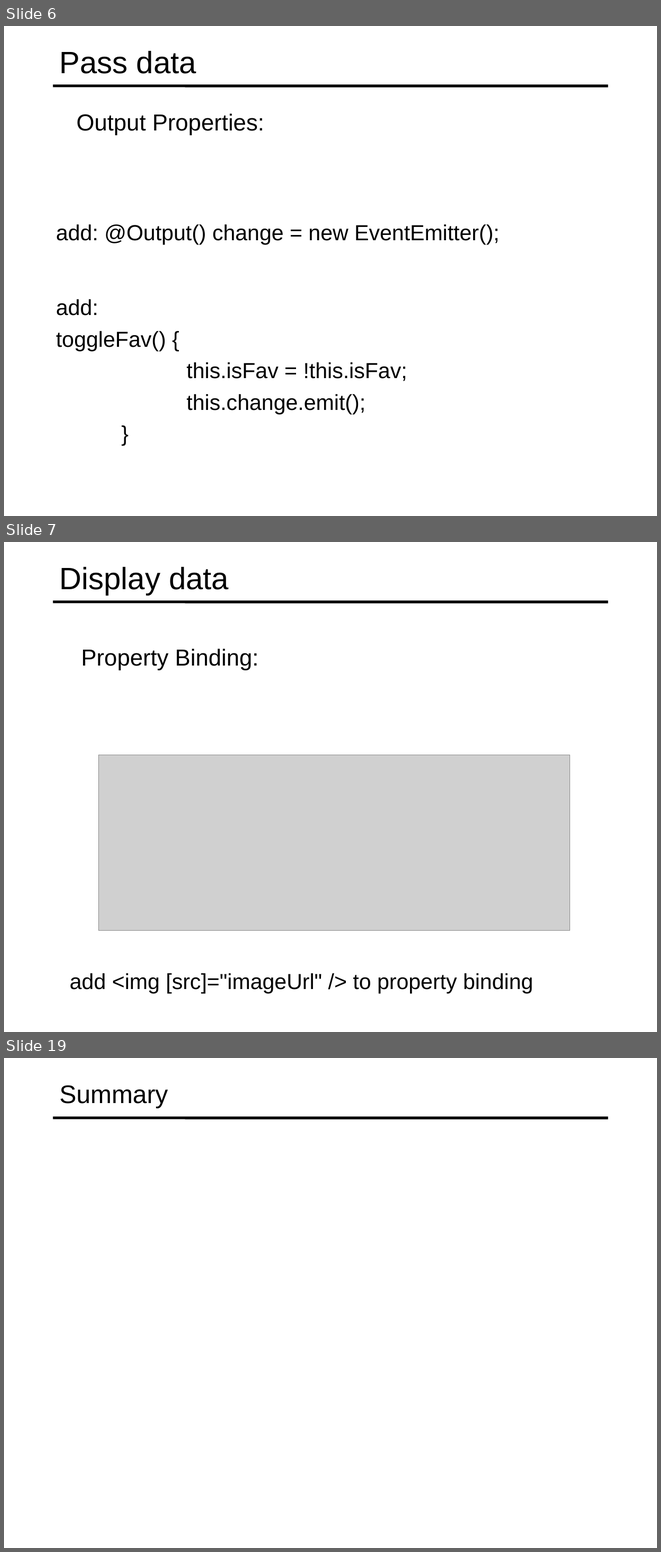
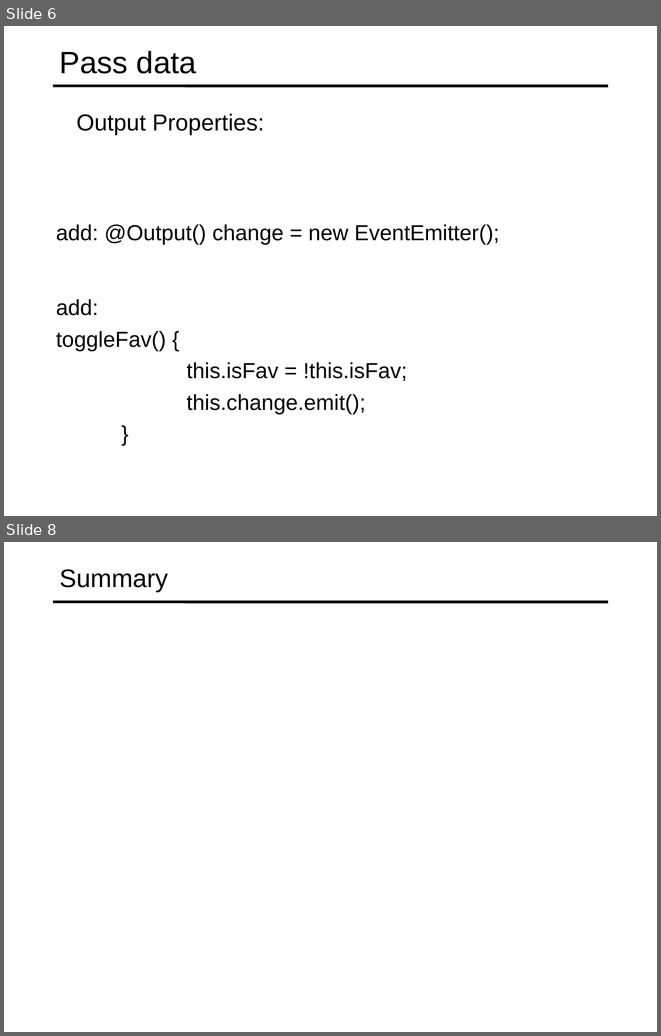
Before and after one commit to specter01wj/Jago_Link_Training, a slide deck: Angular/Angular7/Angular Advanced Course/Essentials/3.Building Re-usable Components/L3_Building Re-usable Components.ppt. Shown one above the other, each under a label of ours: slides 6, 7 and 19 before the commit, slides 6 and 8 after it; the slides between them are not shown. The pictures are 661x1552 and 661x1036 pixels, drawn with LibreOffice and Linux fonts; fonts in the diff are those of the drawing; grey boxes stand for pictures. Boxes give left, top, right and bottom in pixels: in the first picture for what was removed or moved away, otherwise in the second. Text is boxed around its words. In the diff, an @@ line names an element or a change of style, - is before the commit and + after.

```diff
--- a/Angular/Angular7/Angular Advanced Course/Essentials/3.Building Re-usable Components/L3_Building Re-usable Components.ppt
+++ b/Angular/Angular7/Angular Advanced Course/Essentials/3.Building Re-usable Components/L3_Building Re-usable Components.ppt
@@ slide 7 removed at <box>4,542,657,1032</box>, background #FFFFFF; not listed: 1 template element that a slide beside it also shows @@
@@ title removed at <box>60,567,229,595</box> @@
-Display data
@@ text removed at <box>81,649,259,670</box> @@
-  Property Binding:
@@ picture removed at <box>99,755,570,930</box> @@
@@ text removed at <box>70,973,533,993</box> @@
-  add <img [src]="imageUrl" /> to property binding
@@ what was slide 19 is now slide 8 @@
```
Also in this commit, not shown: 1 slide added, 11 other slides removed.
